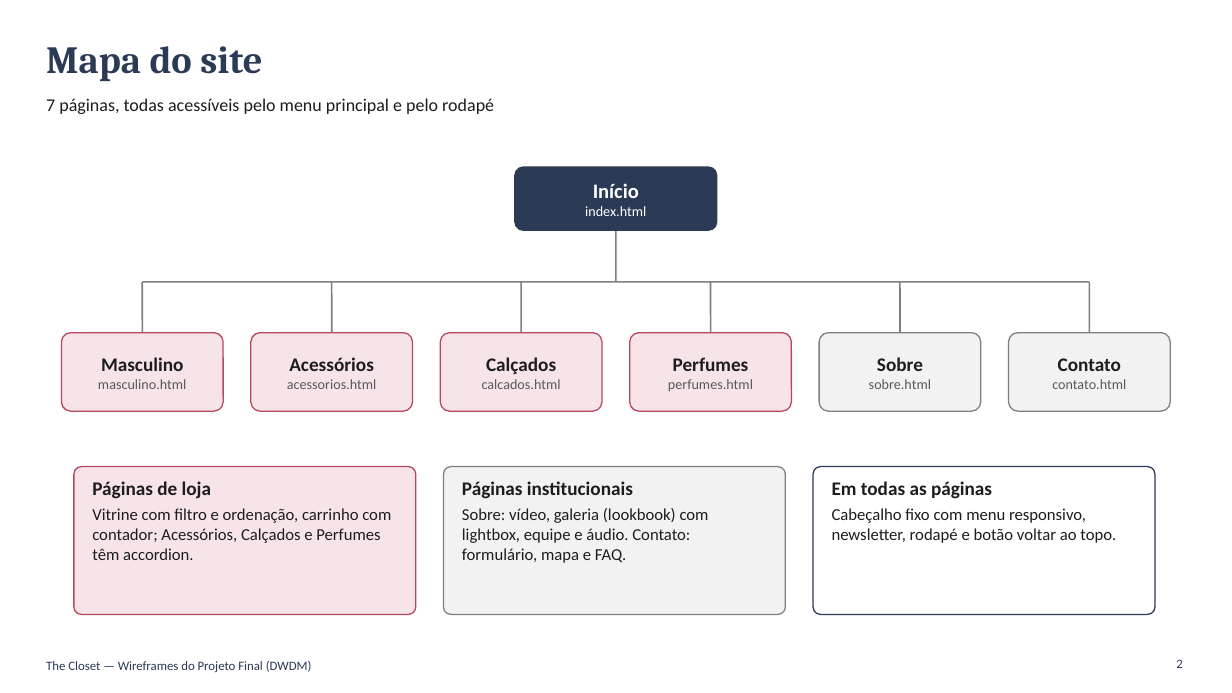
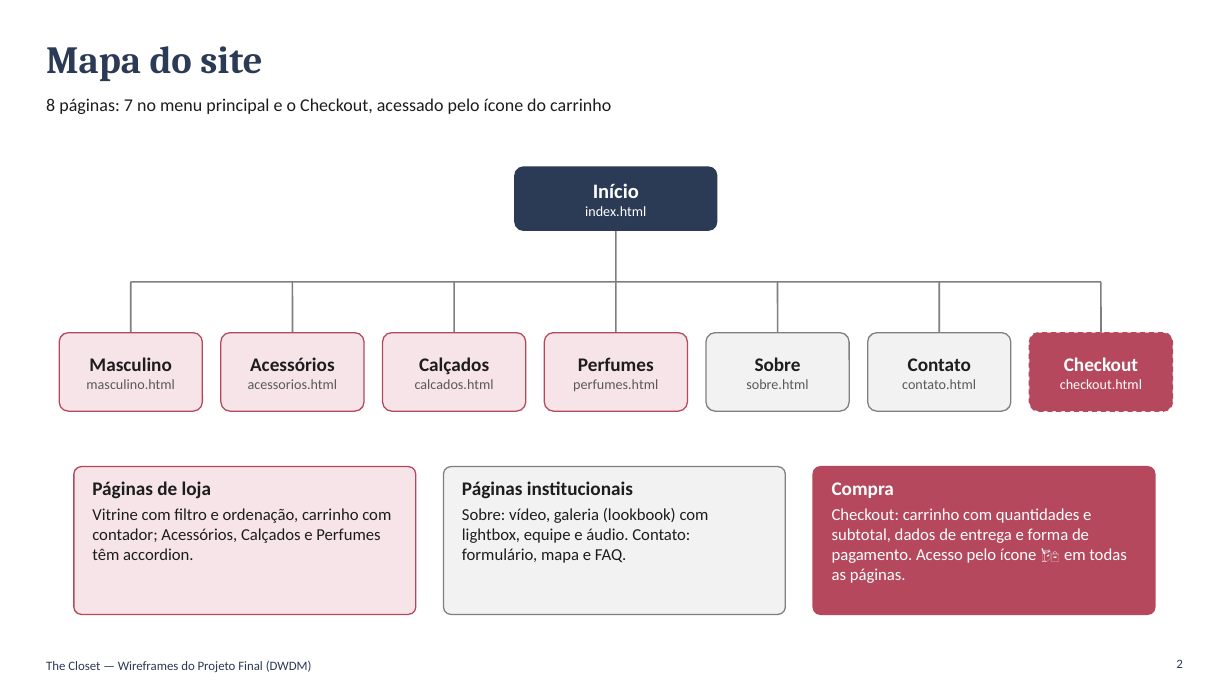
Before and after one commit to fabianomello38/Projeto-Desenvolvimento-Web, a slide deck: slide 2 of docs/Wireframes - The Closet.pptx. Drawn at 1232x693 pixels with LibreOffice and Linux fonts; fonts in the diff are those of the drawing. Boxes give left, top, right and bottom in pixels: in the first picture for what was removed or moved away, otherwise in the second. Text is boxed around its words. In the diff, an @@ line names an element or a change of style, - is before the commit and + after.

Commit message:
Atualiza wireframes com a pagina de checkout

```diff
--- a/docs/Wireframes - The Closet.pptx
+++ b/docs/Wireframes - The Closet.pptx
@@ text at (x1=46, y1=98, x2=611, y2=114): text changed @@
-7 páginas, todas acessíveis pelo menu principal e pelo rodapé
+8 páginas: 7 no menu principal e o Checkout, acessado pelo ícone do carrinho
@@ line moved from (142, 282) - (1090, 282) to (131, 282) - (1101, 282) @@
@@ line moved from (142, 282) - (142, 333) to (131, 282) - (131, 333) @@
@@ line moved from (332, 282) - (332, 333) to (293, 282) - (293, 333) @@
@@ line moved from (521, 282) - (521, 333) to (455, 282) - (455, 333) @@
@@ line added from (616, 282) to (616, 333), #7F7F7F 1.25 pt @@
@@ line moved from (711, 282) - (711, 333) to (777, 282) - (777, 333) @@
@@ line moved from (900, 282) - (900, 333) to (939, 282) - (939, 333) @@
@@ line moved from (1090, 282) - (1090, 333) to (1101, 282) - (1101, 333) @@
@@ text "Masculino" moved from (x1=98, y1=357, x2=186, y2=389) to (x1=86, y1=357, x2=174, y2=389) @@
@@ rounded rectangle resized from (x1=62, y1=333, x2=224, y2=411) to (x1=59, y1=333, x2=202, y2=411) @@
@@ text "Acessórios" moved from (x1=287, y1=357, x2=377, y2=389) to (x1=248, y1=357, x2=338, y2=389) @@
@@ rounded rectangle resized from (x1=250, y1=333, x2=412, y2=411) to (x1=221, y1=333, x2=364, y2=411) @@
@@ text "Calçados" moved from (x1=482, y1=357, x2=561, y2=389) to (x1=415, y1=357, x2=494, y2=389) @@
@@ rounded rectangle resized from (x1=440, y1=333, x2=602, y2=411) to (x1=383, y1=333, x2=526, y2=411) @@
@@ text "Perfumes" moved from (x1=668, y1=357, x2=753, y2=391) to (x1=573, y1=357, x2=658, y2=392) @@
@@ rounded rectangle resized from (x1=630, y1=333, x2=792, y2=411) to (x1=544, y1=333, x2=688, y2=411) @@
@@ text "Sobre" moved from (x1=869, y1=357, x2=931, y2=389) to (x1=746, y1=357, x2=808, y2=389) @@
@@ rounded rectangle added at (x1=706, y1=333, x2=849, y2=411), fill #F2F2F2, outline #7F7F7F 1 pt @@
@@ text "Contato" moved from (x1=1052, y1=358, x2=1126, y2=389) to (x1=902, y1=358, x2=976, y2=389) @@
@@ rounded rectangle resized from (x1=820, y1=333, x2=982, y2=411) to (x1=868, y1=333, x2=1011, y2=411) @@
@@ rounded rectangle resized from (x1=1008, y1=333, x2=1170, y2=411) to (x1=1030, y1=333, x2=1173, y2=411) @@
@@ rounded rectangle at (x1=1030, y1=333, x2=1173, y2=411): fill #F2F2F2 to #B5485D; outline #7F7F7F 1 pt to #B5485D 1 pt dashed @@
@@ text added at (x1=1060, y1=357, x2=1142, y2=389), 11 pt, text #FFFFFF @@
+Checkout
+checkout.html
@@ rounded rectangle at (x1=813, y1=467, x2=1155, y2=615): fill #FFFFFF to #B5485D; outline #2B3A55 1 pt to #B5485D 1 pt @@
@@ text at (x1=832, y1=482, x2=1126, y2=583): text changed; text colour #1D1D1F to #FFFFFF @@
-Em todas as páginas
-Cabeçalho fixo com menu responsivo, newsletter, rodapé e botão voltar ao topo.
+Compra
+Checkout: carrinho com quantidades e subtotal, dados de entrega e forma de pagamento. Acesso pelo ícone 🛍 em todas as páginas.
```
Also in this commit, not shown: 2 other slides changed, 1 slide added, 2 other files.
